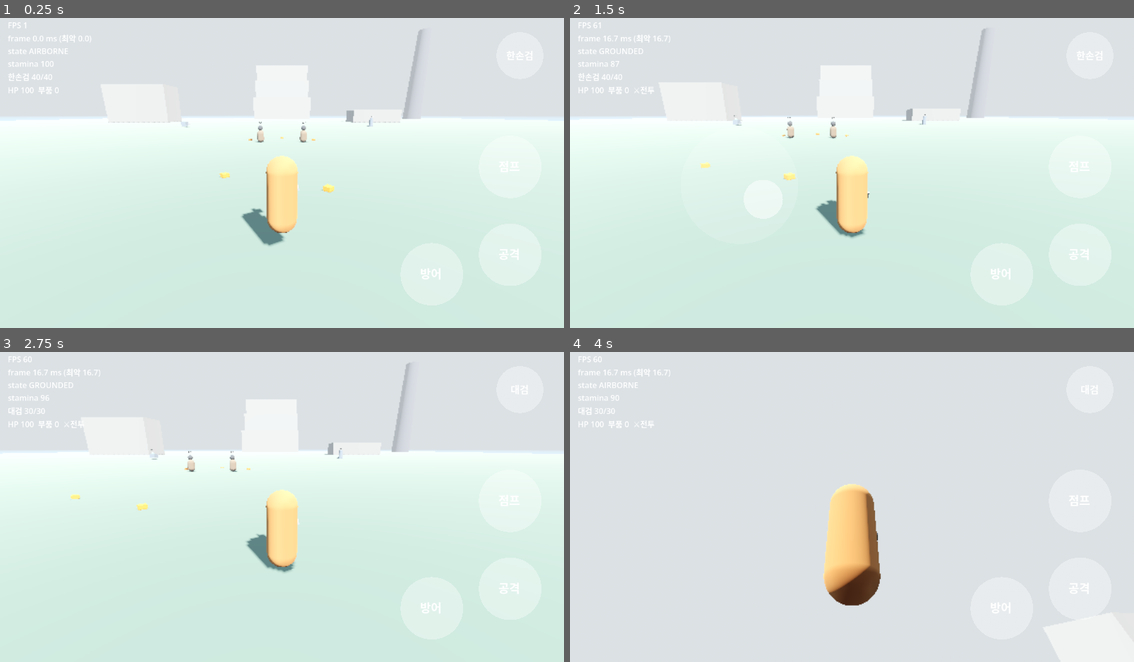
Above: before the commit, frames 1-4 (two rows, left to right).
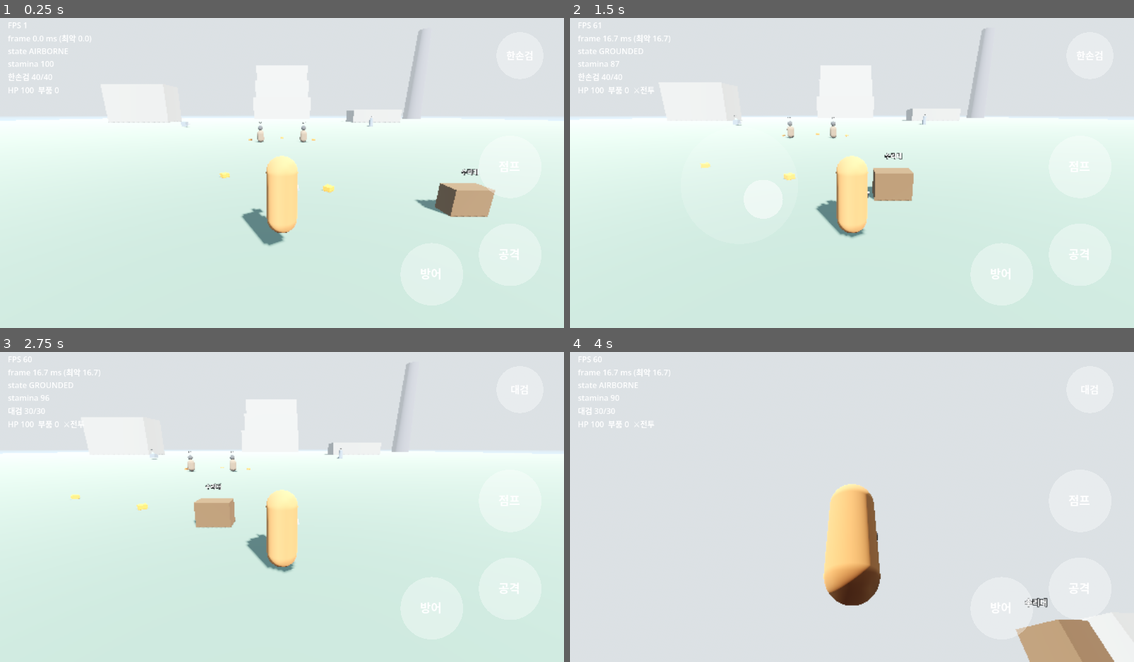
Above: after the commit, the same moments.

Repository: yeongkim0814-svg/Open-world
Game: Godot game, scene res://scenes/test_island.tscn
Two runs of this game, one before a commit and one after it. Both use one fixed random seed, a clock stepped at 60 frames per second and the inputs below.
Inputs (mouse positions are in pixels of both pictures, inside the frame that each line leads up to):
- Up to frame 1 (0.25 s): no input
- Up to frame 2 (1.5 s): move the mouse to (976, 154) at 0.52 s; hold D (move_right) 0.53-1.25 s; hold J (attack) 0.53-1.25 s; click (976, 154) at 0.67 s; tap Space (jump) at 0.77, 1.07 s; tap K (guard) at 0.8 s; drag from (739, 185) to (823, 231) at 1.27 s
- Up to frame 3 (2.75 s): move the mouse to (338, 435) at 2.02 s; hold D (move_right) from 2.03 s (still down); tap E (interact) at 2.1 s; tap Q (switch_weapon) at 2.3 s
- Up to frame 4 (4 s): release D (move_right) at 2.75 s; drag from (823, 565) to (682, 457) at 2.77 s; tap Enter at 3.5 s; move the mouse to (1021, 550) at 3.52 s; hold A (move_left) from 3.53 s (still down); hold Ctrl (walk) from 3.53 s (still down); tap Space (jump) at 3.77, 3.8 s

The runs differ from the first frame. In frame 1, 1.2% of the frame differs, in the area x 73-88%, y 48-65%; in frame 2, 0.8%; in frame 3, 0.7%; in frame 4, 1.9%, in the area x 78-97%, y 79-100%.

Commit message:
feat(m3): 수리대·설계서 갱신·확인 양식
Co-Authored-By: Claude Opus 5.5 <noreply@anthropic.com>
Claude-Session: https://claude.ai/code/session_01PShdycDoYj1ffFPsLxdXpC

Diff:
--- /dev/null
+++ b/scenes/repair_bench.tscn
@@ -0,0 +1,23 @@
+[gd_scene load_steps=4 format=3]
+
+[ext_resource type="Script" path="res://scripts/nodes/repair_bench.gd" id="1"]
+
+[sub_resource type="BoxMesh" id="Mesh"]
+size = Vector3(1.2, 0.9, 0.7)
+
+[sub_resource type="StandardMaterial3D" id="Mat"]
+albedo_color = Color(0.45, 0.32, 0.2, 1)
+
+[node name="RepairBench" type="Node3D"]
+script = ExtResource("1")
+
+[node name="Mesh" type="MeshInstance3D" parent="."]
+transform = Transform3D(1, 0, 0, 0, 1, 0, 0, 0, 1, 0, 0.45, 0)
+mesh = SubResource("Mesh")
+surface_material_override/0 = SubResource("Mat")
+
+[node name="Label" type="Label3D" parent="."]
+transform = Transform3D(1, 0, 0, 0, 1, 0, 0, 0, 1, 0, 1.4, 0)
+billboard = 1
+text = "수리대"
+font_size = 40
--- a/scenes/test_island.tscn
+++ b/scenes/test_island.tscn
@@ -9,6 +9,7 @@
 [ext_resource type="PackedScene" path="res://scenes/pickup_part.tscn" id="part"]
 [ext_resource type="PackedScene" path="res://scenes/machine_blade.tscn" id="blade"]
 [ext_resource type="PackedScene" path="res://scenes/machine_cannon.tscn" id="cannon"]
+[ext_resource type="PackedScene" path="res://scenes/repair_bench.tscn" id="bench"]
 
 [sub_resource type="BoxMesh" id="Mesh1"]
 size = Vector3(20, 5, 10)
@@ -238,6 +239,9 @@
 [node name="MachineCannon" parent="." instance=ExtResource("cannon")]
 transform = Transform3D(1, 0, 0, 0, 1, 0, 0, 0, 1, 25, 0, 5)
 
+[node name="RepairBench" parent="." instance=ExtResource("bench")]
+transform = Transform3D(1, 0, 0, 0, 1, 0, 0, 0, 1, 6, 0, 58)
+
 [node name="UI" type="CanvasLayer" parent="."]
 
 [node name="TouchControls" parent="UI" instance=ExtResource("touch")]
--- /dev/null
+++ b/scripts/nodes/repair_bench.gd
@@ -0,0 +1,36 @@
+class_name RepairBench
+extends Node3D
+## 수리대 (C19): 기계 부품 1개로 장착 무기를 완전히 수리한다. M3 임시 시설 — 이후 마을 대장장이로 바뀐다.
+
+const COST := 1
+
+
+func _ready() -> void:
+	add_to_group("interactable")
+
+
+func prompt_for(weapon_name: String, durability: Durability, parts: int) -> String:
+	if durability.value >= durability.max_value:
+		return "수리: %s (최대)" % weapon_name
+	if parts < COST:
+		return "수리: 부품 부족"
+	return "수리: %s (부품 %d)" % [weapon_name, COST]
+
+
+func prompt() -> String:
+	var p := _player()
+	if p == null:
+		return "수리"
+	return prompt_for(p.combat.arsenal.current().display_name, p.combat.arsenal.durability(), p.parts)
+
+
+func interact(player: Player) -> void:
+	var d := player.combat.arsenal.durability()
+	if player.parts >= COST and d.value < d.max_value:
+		player.parts -= COST
+		d.repair()
+
+
+func _player() -> Player:
+	var players := get_tree().get_nodes_in_group("player")
+	return players[0] if not players.is_empty() else null
Not shown, added: scripts/nodes/repair_bench.gd.uid
Not shown, changed: docs/design/01-core-design.md
Not shown, changed: docs/design/02-combat-design.md
Not shown, added: docs/perf/m3-check.md
